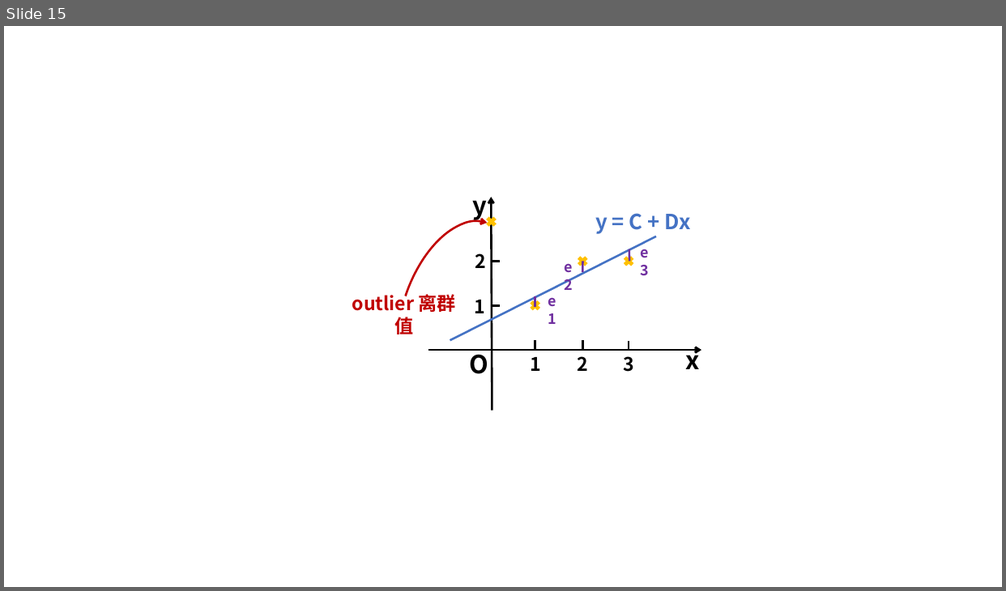
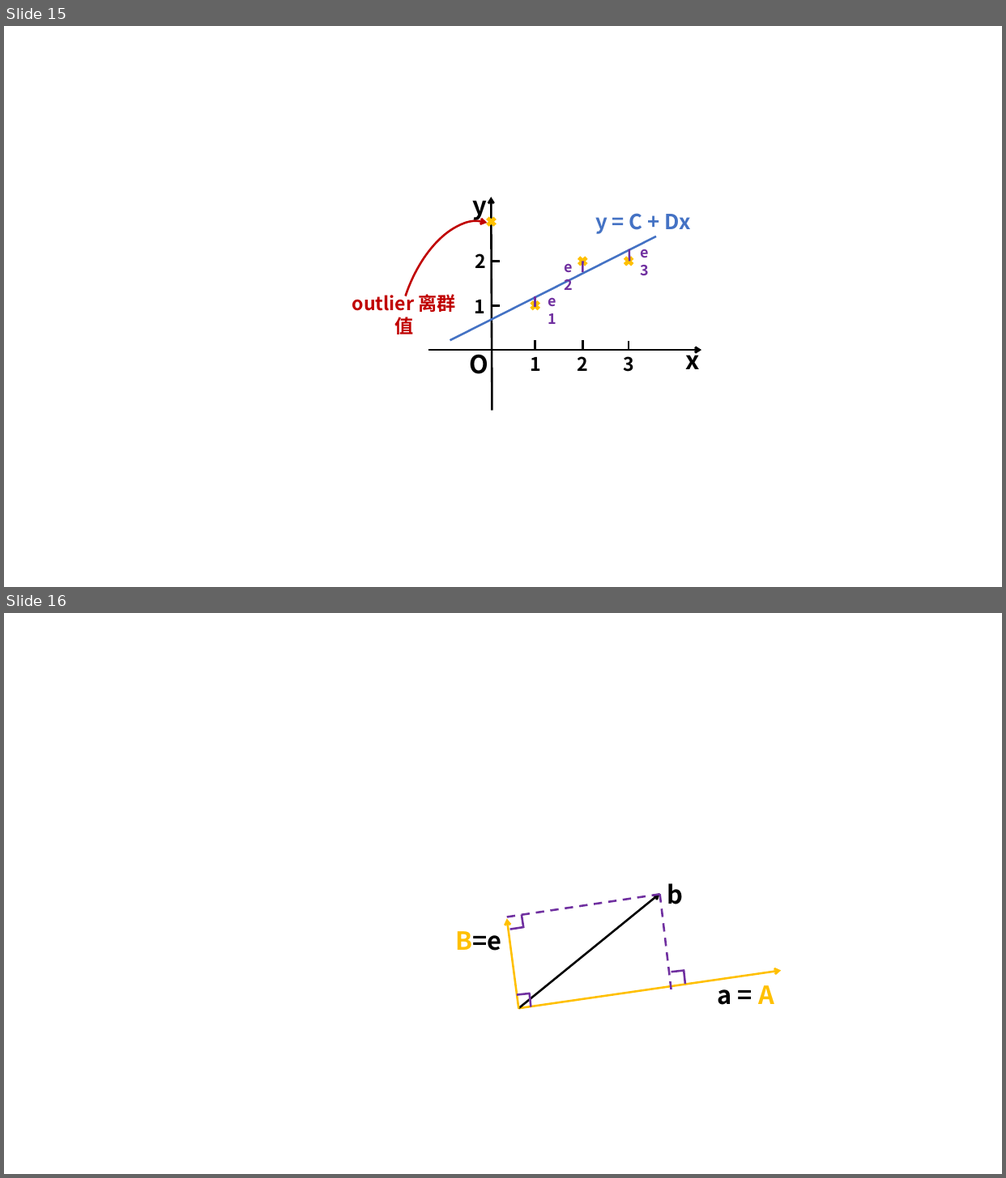
Before and after one commit to AnhaoROMA/LinearAlgebra-MIT, a slide deck: notes/campus.pptx. Shown one above the other, each under a label of ours: slide 15 before the commit, slides 15 and 16 after it. The pictures are 1006x591 and 1006x1178 pixels, drawn with LibreOffice and Linux fonts; fonts in the diff are those of the drawing. Boxes give left, top, right and bottom in pixels: in the first picture for what was removed or moved away, otherwise in the second. Text is boxed around its words. In the diff, an @@ line names an element or a change of style, - is before the commit and + after.

```diff
--- a/notes/campus.pptx
+++ b/notes/campus.pptx
@@ slide 16 added at (4, 613, 1002, 1174), background #FFFFFF @@
@@ line added from (507, 917) to (660, 895), #7030A0 2 pt dashed @@
@@ arrow added from (519, 1008) to (660, 894), #000000 2 pt @@
@@ line added from (660, 895) to (671, 990), #7030A0 2 pt dashed @@
@@ text added at (667, 884, 684, 905), 24 pt, text #000000, bold @@
+b
@@ arrow added from (519, 1009) to (507, 919), #FFC000 2 pt @@
@@ line added from (523, 927) to (510, 930), #7030A0 2 pt @@
@@ line added from (522, 914) to (523, 928), #7030A0 2 pt @@
@@ text added at (455, 931, 501, 951), 24 pt, text #000000, bold @@
+B=e
@@ arrow added from (519, 1008) to (781, 971), #FFC000 2 pt @@
@@ line added from (671, 973) to (684, 971), #7030A0 2 pt @@
@@ line added from (684, 971) to (685, 984), #7030A0 2 pt @@
@@ line added from (517, 995) to (530, 994), #7030A0 2 pt @@
@@ line added from (530, 994) to (531, 1007), #7030A0 2 pt @@
@@ text added at (718, 979, 774, 1005), 24 pt, text #000000, bold @@
+a = A
```
Also in this commit, not shown: 6 other files.
